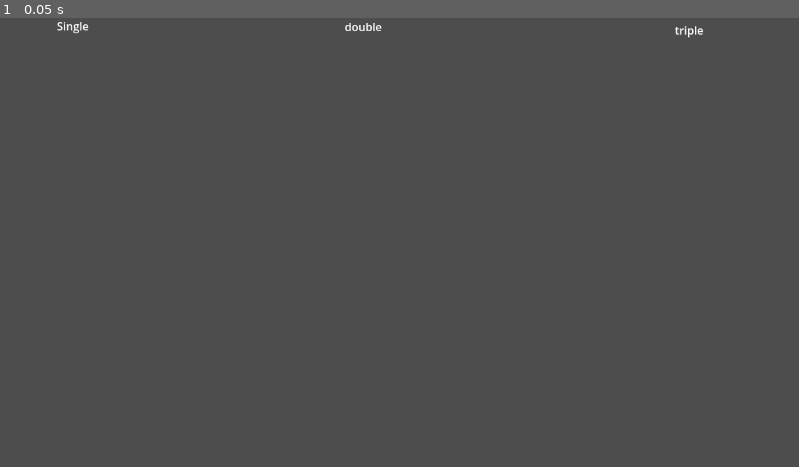
Above: before the commit, frame 1.
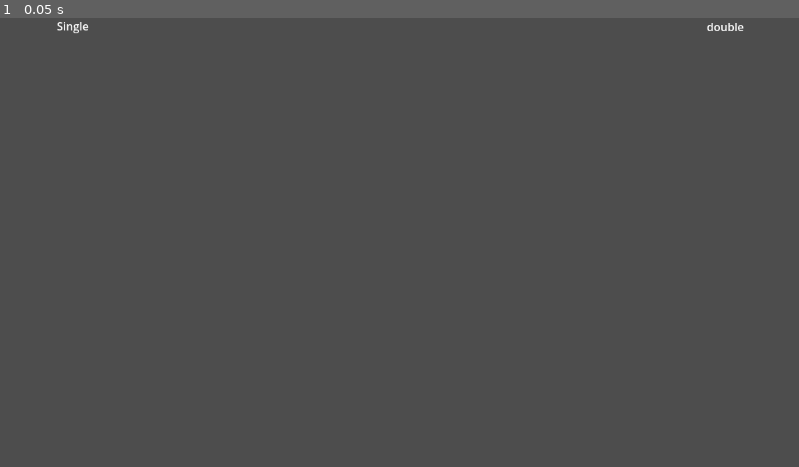
Above: after the commit, the same moment.

Repository: williby16/conspiracy
Game: Godot game, scene res://things/evidence_picker.tscn
The game is run twice, just before and just after one commit, with the same random seed, the same clock (stepped at 60 frames per second) and the same inputs. The project has no main scene, so this scene is started directly.
Inputs:
- Up to frame 1 (0.05 s): no input

The runs differ from the first frame. In frame 1, 0.1% of the frame differs, in the area x 43-94%, y 1-5%.
Error before the commit: Invalid call. Nonexistent function 'get_evidence_and_connections' in base 'Nil'. (res://Scripts/evidence_picker.gd:13)
Error after the commit: Invalid call. Nonexistent function 'get_evidence_and_connections' in base 'Nil'. (res://Scripts/evidence_picker.gd:17)

Commit message:
Note taking on argue screen

Diff:
--- /dev/null
+++ b/Scripts/argue_list_obj.gd
@@ -0,0 +1,37 @@
+extends Node2D
+
+
+var notes : String = "null";
+const page = preload("res://things/note_taker.tscn")
+@onready var movement_manager : Node2D = get_tree().root.get_child(0).get_child(1).get_child(2); # should be photosmanager
+var canCreate = true
+
+# Called when the node enters the scene tree for the first time.
+func _ready() -> void:
+	if notes == "null":
+		notes = "Fatal Error"
+
+func set_text(txt : String):
+	$txt.clear();
+	$txt.add_text(txt);
+
+# Called every frame. 'delta' is the elapsed time since the previous frame.
+func _process(delta: float) -> void:
+	pass
+
+# spawn notes
+func _on_button_pressed():
+	if canCreate:
+		canCreate = false;
+		var thisPage = page.instantiate();
+		thisPage.get_children()[1].editable = false;
+		thisPage.top_level = true; # this will make it so it wont move with the parent, but now its position is global
+		add_child(thisPage)
+		thisPage.set_notes_text(notes);
+		thisPage.position = Vector2(400, 400);
+
+func notify_removal() -> void:
+	canCreate = true;
+
+func log_notes(catch) -> void: # catch cleanup from other usage!
+	return
--- a/Scripts/evidence_picker.gd
+++ b/Scripts/evidence_picker.gd
@@ -1,6 +1,10 @@
 extends Node2D
 
-const LIST_OBJ = preload("res://things/ListObj.tscn");
+#const LIST_OBJ = preload("res://things/ListObj.tscn");
+#const page = preload("res://things/note_taker.tscn")
+#@onready var movement_manager : Node2D = get_tree().root.get_child(0).get_child(1).get_child(2); # should be photosmanager
+
+const LIST_OBJ = preload("res://things/argue_list_obj.tscn");
 
 var logic = null;
 var singles = null;
@@ -26,20 +30,30 @@
 	#	var thisCon = connection[0].get_photo_name() + " -> " + connection[1].get_photo_name()
 	#	myDoubles.append(thisCon)
 	for listObj in logic.get_children()[1].get_children():
-		var thisList = LIST_OBJ.instantiate();
+		#var thisList = LIST_OBJ.instantiate();
 		#set position
-		for i in range(0, 3):
-			thisList.get_child(i).queue_free()
-		thisList.set_connection_text(listObj.get_children()[-1].get_parsed_text())
-		thisList.currNotes = listObj.currNotes
-		thisList.currEditable = false;
-		add_child(thisList)
+		#for i in range(0, 3):
+			#thisList.get_child(i).queue_free()
+		#thisList.set_connection_text(listObj.get_children()[-1].get_parsed_text())
+		var thisCon = listObj.get_children()[-1].get_parsed_text() # connection text
+		var thisNotes = listObj.currNotes # get notes
+		#thisList.currEditable = false;
+		#add_child(thisList)
+		myDoubles.append([thisCon, thisNotes])
 	# triples
 	# implement later - idk if I even will do triples!
 
 	return [myDoubles, null]
 
 func build_screen():
+	# use singles and doubles to put together the screen
+	# TODO implement photos
+	# TODO implement scrooling
+
+	# singles
+
+	# doubles
+
 	pass
 
 # Called every frame. 'delta' is the elapsed time since the previous frame.
--- /dev/null
+++ b/things/argue_list_obj.tscn
@@ -0,0 +1,27 @@
+[gd_scene load_steps=2 format=3 uid="uid://gccxv36ncupf"]
+
+[ext_resource type="Script" uid="uid://cn8645c1l0y45" path="res://Scripts/argue_list_obj.gd" id="1_medtg"]
+
+[node name="argueListObj" type="Node2D"]
+script = ExtResource("1_medtg")
+
+[node name="Button" type="Button" parent="."]
+offset_left = 262.0
+offset_top = 1.0
+offset_right = 336.0
+offset_bottom = 72.0
+text = "notes"
+
+[node name="ColorRect" type="ColorRect" parent="."]
+offset_right = 261.0
+offset_bottom = 75.0
+color = Color(0, 0, 0, 1)
+
+[node name="txt" type="RichTextLabel" parent="."]
+offset_right = 258.0
+offset_bottom = 77.0
+text = "hello"
+horizontal_alignment = 1
+vertical_alignment = 1
+
+[connection signal="pressed" from="Button" to="." method="_on_button_pressed"]
--- a/things/evidence_picker.tscn
+++ b/things/evidence_picker.tscn
@@ -1,6 +1,6 @@
 [gd_scene load_steps=2 format=3 uid="uid://dmg5a3fw8wey8"]
 
-[ext_resource type="Script" uid="uid://clfeimk8o5noc" path="res://scripts/evidence_picker.gd" id="1_l4jyi"]
+[ext_resource type="Script" uid="uid://clfeimk8o5noc" path="res://Scripts/evidence_picker.gd" id="1_l4jyi"]
 
 [node name="evidencePicker" type="Node2D"]
 script = ExtResource("1_l4jyi")
@@ -12,17 +12,9 @@
 horizontal_alignment = 1
 
 [node name="RichTextLabel2" type="RichTextLabel" parent="."]
-offset_left = 418.0
+offset_left = 940.0
 offset_top = 1.0
-offset_right = 630.0
+offset_right = 1152.0
 offset_bottom = 61.0
 text = "double"
 horizontal_alignment = 1
-
-[node name="RichTextLabel3" type="RichTextLabel" parent="."]
-offset_left = 888.0
-offset_top = 6.0
-offset_right = 1100.0
-offset_bottom = 66.0
-text = "triple"
-horizontal_alignment = 1
--- a/things/note_taker.gd
+++ b/things/note_taker.gd
@@ -12,8 +12,10 @@
 var ignore : bool = false;
 var ignoring = false;
 
-@onready var movement_manager : Node2D = get_parent().get_parent().get_parent().get_child(2); # should be a PhotosManager node...
+#@onready var movement_manager : Node2D = get_parent().get_parent().get_parent().get_child(2); # should be a PhotosManager node...
 # ^ change this to get it through root?
+@onready var movement_manager : Node2D = get_tree().root.get_child(0).get_child(1).get_child(2); # should be photosmanager
+
 func set_notes_text(text: String) -> void:
 	$TextEdit.text = text;
 
Not shown, added: Scripts/argue_list_obj.gd.uid
